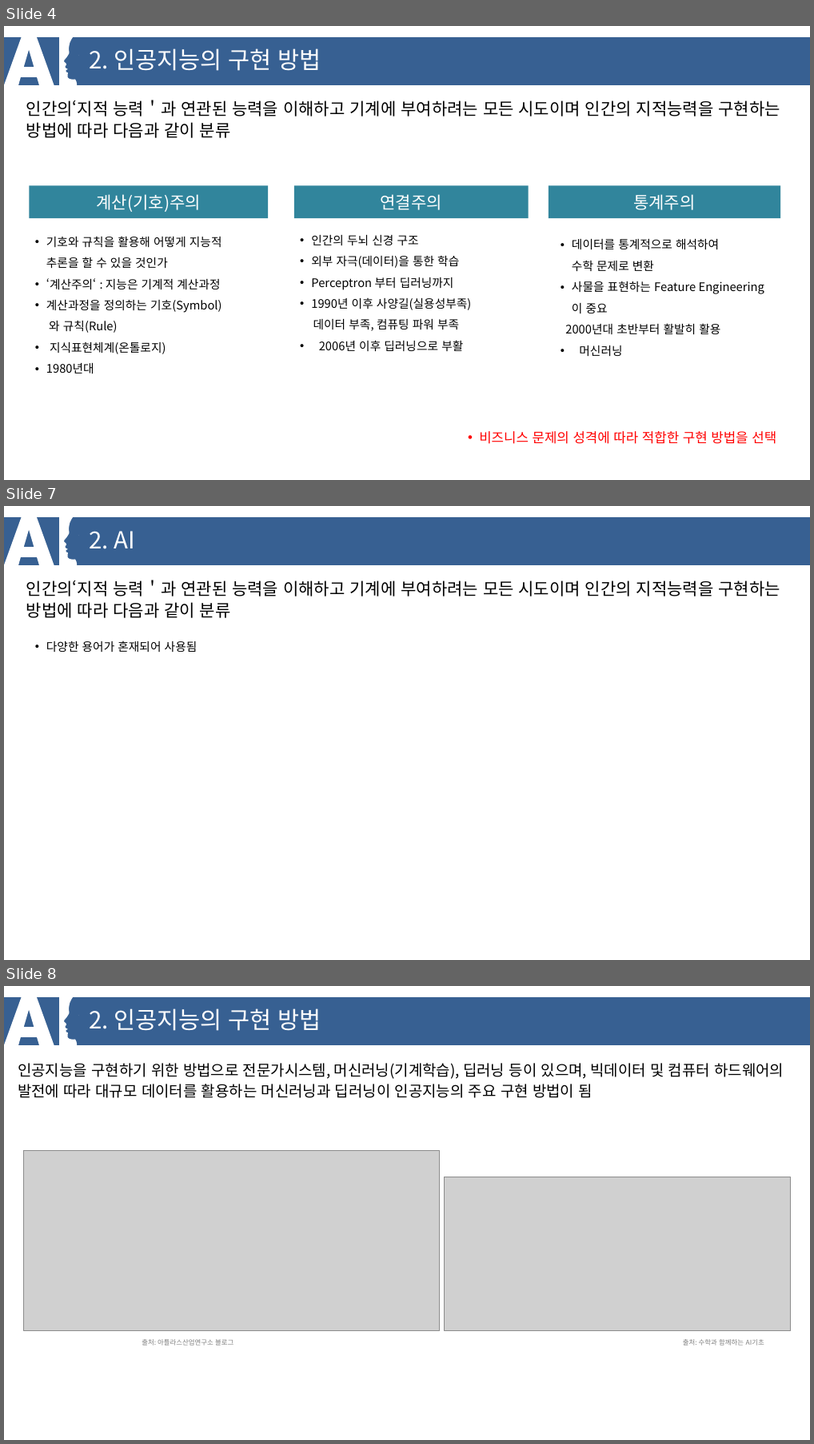
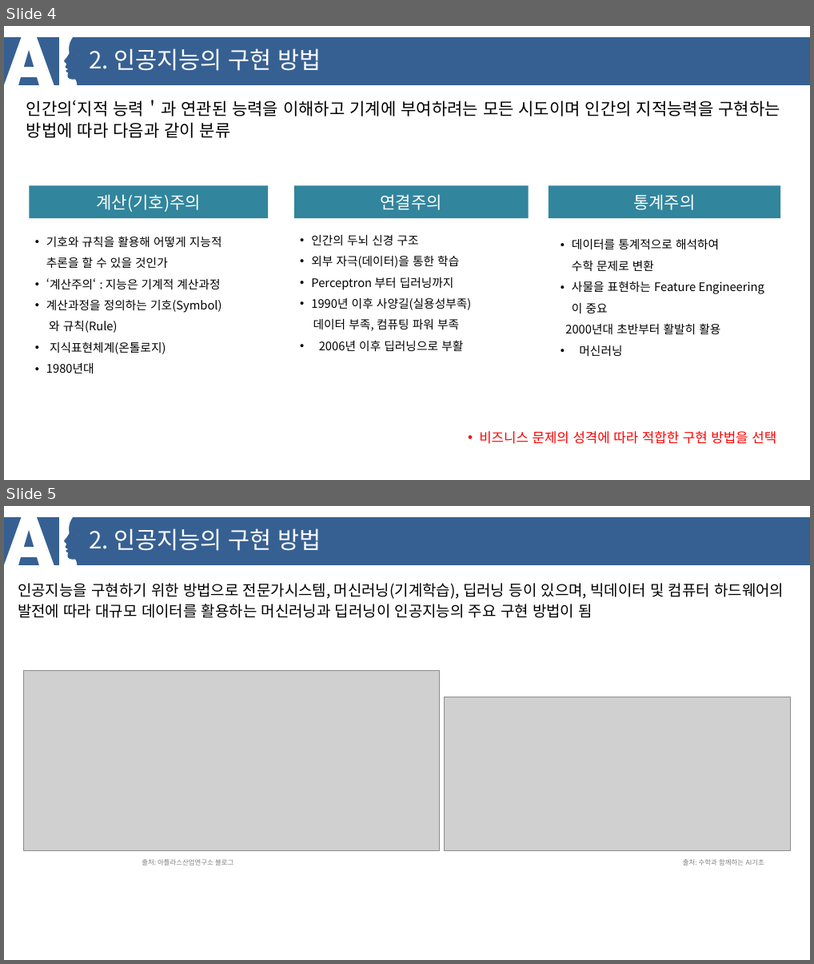
Before and after one commit to SungHoAhn2/SungHoAhn2.github.io, a slide deck: training/ai_training.pptx. Shown one above the other, each under a label of ours: slides 4, 7 and 8 before the commit, slides 4 and 5 after it; the slides between them are not shown. The pictures are 814x1444 and 814x964 pixels, drawn with LibreOffice and Linux fonts; fonts in the diff are those of the drawing; grey boxes stand for pictures. Boxes give left, top, right and bottom in pixels: in the first picture for what was removed or moved away, otherwise in the second. Text is boxed around its words. In the diff, an @@ line names an element or a change of style, - is before the commit and + after.

```diff
--- a/training/ai_training.pptx
+++ b/training/ai_training.pptx
@@ slide 7 removed at [4, 506, 810, 960], background #FFFFFF; not listed: 2 template elements that a slide beside it also shows @@
@@ text removed at [89, 531, 134, 549] @@
-2. AI
@@ text removed at [26, 580, 780, 618] @@
-인간의‘지적 능력＇과 연관된 능력을 이해하고 기계에 부여하려는 모든 시도이며 인간의 지적능력을 구현하는 방법에 따라 다음과 같이 분류
@@ text removed at [46, 640, 198, 652] @@
-• 다양한 용어가 혼재되어 사용됨
@@ what was slide 8 is now slide 5 @@
```
Also in this commit, not shown: 2 slides changed, 7 other slides removed, 1 other file.
